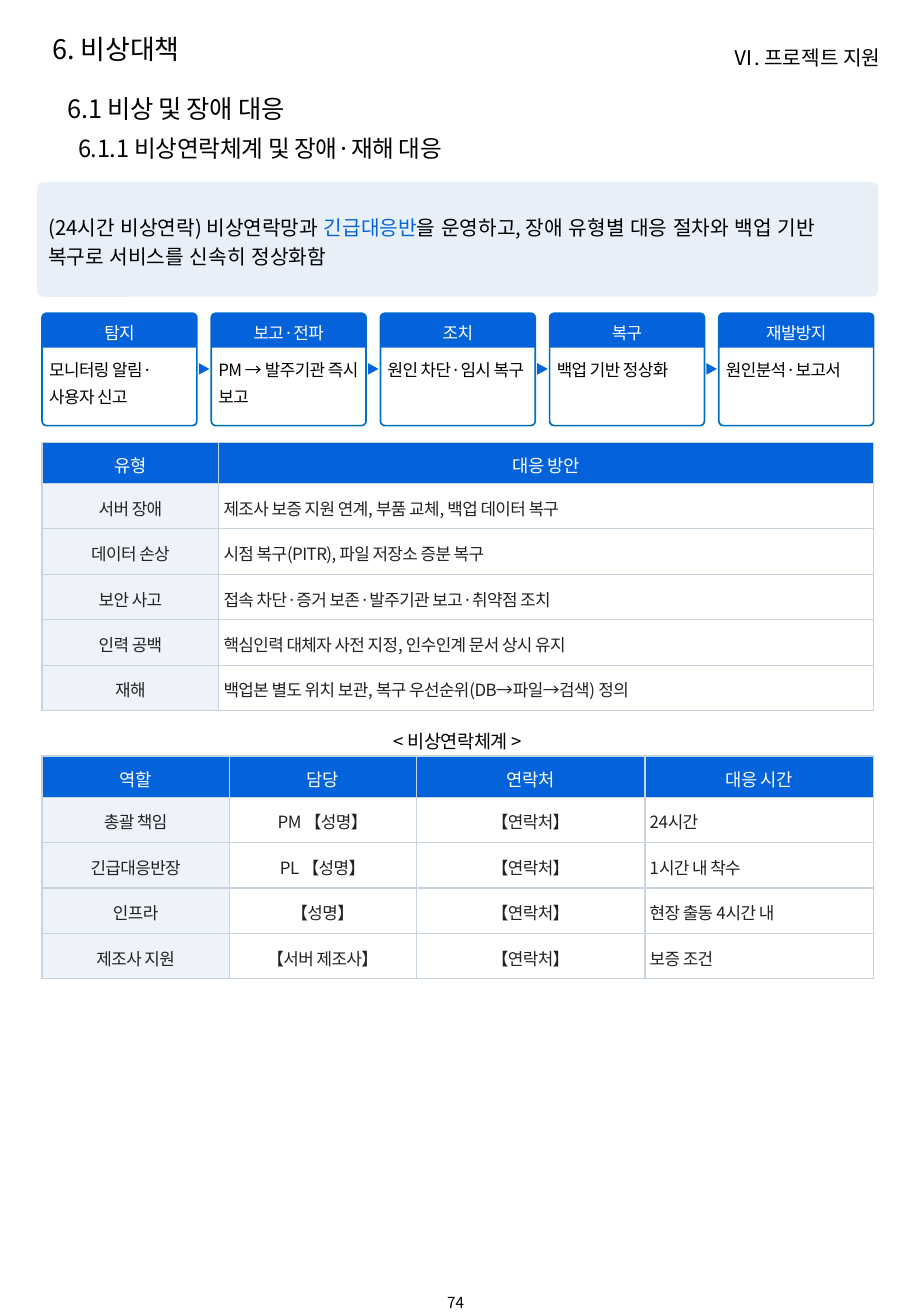
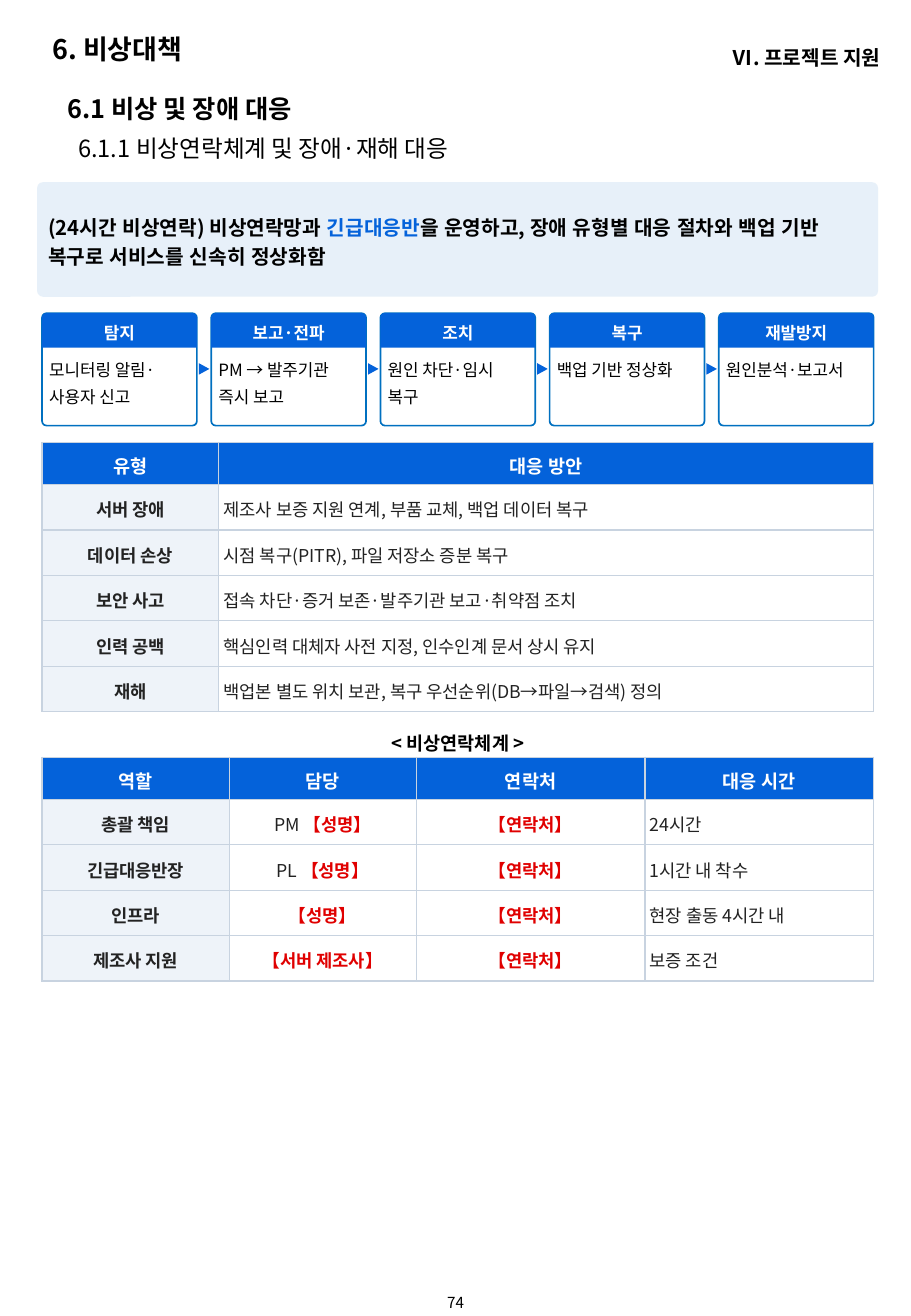
Before and after one commit to hwangsteeve-tech/hbjw, a slide deck: slide 74 of proposals/2026-10_pnu-ai-platform/pnu_proposal.pptx. Drawn at 911x1316 pixels with LibreOffice and Linux fonts; fonts in the diff are those of the drawing; background and template pictures are left out. Boxes give left, top, right and bottom in pixels: in the first picture for what was removed or moved away, otherwise in the second. Text is boxed around its words. In the diff, an @@ line names an element or a change of style, - is before the commit and + after.

```diff
--- a/proposals/2026-10_pnu-ai-platform/pnu_proposal.pptx
+++ b/proposals/2026-10_pnu-ai-platform/pnu_proposal.pptx
@@ text "6.1 비상 및 장애 대응" at (x1=68, y1=96, x2=292, y2=121): letter spacing -0.2 to 0 pt, bold on @@
@@ text "6.1.1 비상연락체계 및 장애·재해 대응" at (x1=78, y1=137, x2=448, y2=159): letter spacing -0.2 to 0 pt @@
@@ bold on in 3 elements at (x1=52, y1=36, x2=182, y2=62), (x1=733, y1=48, x2=880, y2=67), (x1=38, y1=182, x2=878, y2=296) @@
@@ letter spacing -0.3 to 0 pt in 5 elements at (x1=49, y1=362, x2=155, y2=405), (x1=218, y1=362, x2=329, y2=405), (x1=388, y1=362, x2=493, y2=405), (x1=557, y1=362, x2=672, y2=378), (x1=726, y1=362, x2=844, y2=378) @@
@@ table at (x1=43, y1=442, x2=873, y2=712) @@
@@ size 10.5 to 11 pt in "유형", "대응 방안" @@
@@ letter spacing -0.3 to 0 pt, size 10 to 10.5 pt @@
@@ bold on in "유형", "대응 방안", "서버 장애", "데이터 손상" and 3 more places @@
@@ letter spacing -0.3 to 0 pt, bold on in 6 elements at (x1=43, y1=313, x2=197, y2=347), (x1=211, y1=313, x2=366, y2=347), (x1=380, y1=313, x2=534, y2=347), (x1=550, y1=313, x2=705, y2=347), (x1=719, y1=313, x2=873, y2=347), (x1=406, y1=734, x2=509, y2=752) @@
@@ table at (x1=43, y1=757, x2=873, y2=980) @@
@@ size 10.5 to 11 pt in "역할", "담당", "연락처", "대응 시간" @@
@@ letter spacing -0.3 to 0 pt @@
@@ bold on in "역할", "담당", "연락처", "대응 시간" and 12 more places @@
@@ size 10 to 10.5 pt in "총괄 책임", "PM 【성명】", "【연락처】", "24시간" and 12 more places @@
@@ text colour #222222 to #E00000 in "【성명】", "【연락처】", "【성명】", "【연락처】" and 4 more places @@
```
Also in this commit, not shown: 76 other slides changed, 19 other files.
